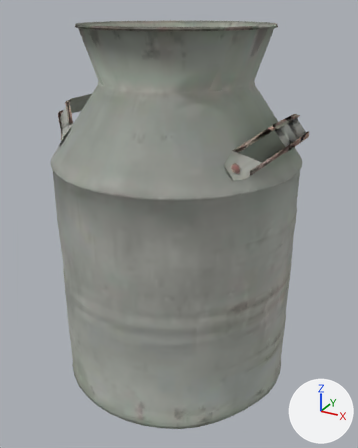
Before and after pictures for a commit that changed the glTF model public/assets/props/metal_jug.glb.
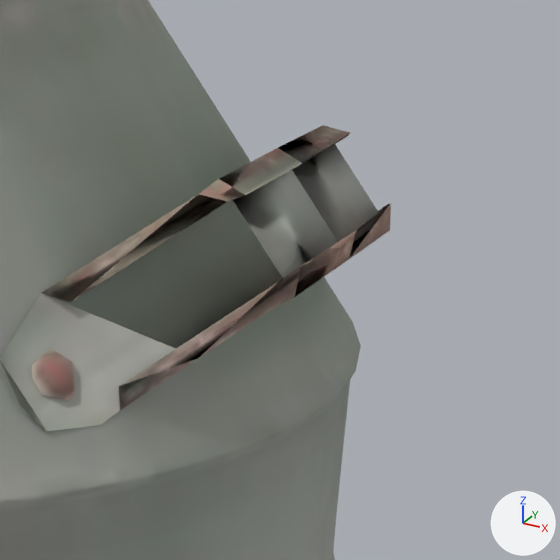
The first picture shows the older version from a 50 mm camera at (0.187, -0.337, 0.299) aimed at (0.004, -0.004, 0.132). The close-ups show the older and then the newer version on the part from 62% to 97% of the width and 19% to 47% of the height of that picture. Only the edits that show in the close-ups are written down. The lights are fixed; the arrows at lower right show +X, +Y and +Z. Where no turn or scale is listed for an object, it has been applied to the vertices. Vertices at exactly the same position are counted once.

Objects in the first close-up: 'metal_jug'.
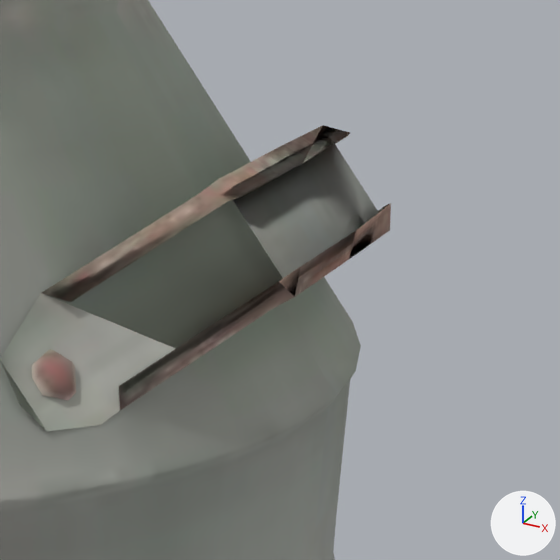
What differs and where, as boxes [x1, y1, x2, y2] in the close-ups (560 x 560 px; the box of a moved part takes in the faces that stretch with it):
part 1 of me_cylinder_001, moved or reshaped
    both: [73, 125, 390, 386]
part 2 of me_cylinder_001, surface changed
    both: [219, 137, 356, 297]

Diff of the bpy script that builds the scene:
```diff
--- a/public/assets/props/metal_jug.glb.py
+++ b/public/assets/props/metal_jug.glb.py
@@ me_cylinder_001 @@
 me_cylinder_001.from_pydata(...)  # 1246 vertices, 2407 faces; spans x -0.098..0.098, y -0.098..0.098, z -0.144..0.144
 # used by ob_metal_jug; location = (0.0004, 0.0, 0.1436)
+# me_cylinder_001 part 1
+# 14 faces are deleted
+# 14 new faces join them
+# me_cylinder_001 part 2: 9 kept faces spanning x -0.085..0.098, y -0.046..0.045, z 0.068..0.087 get new texture (UV) coordinates
 me_cylinder_001.materials.append(mat_metal_jug)
```
